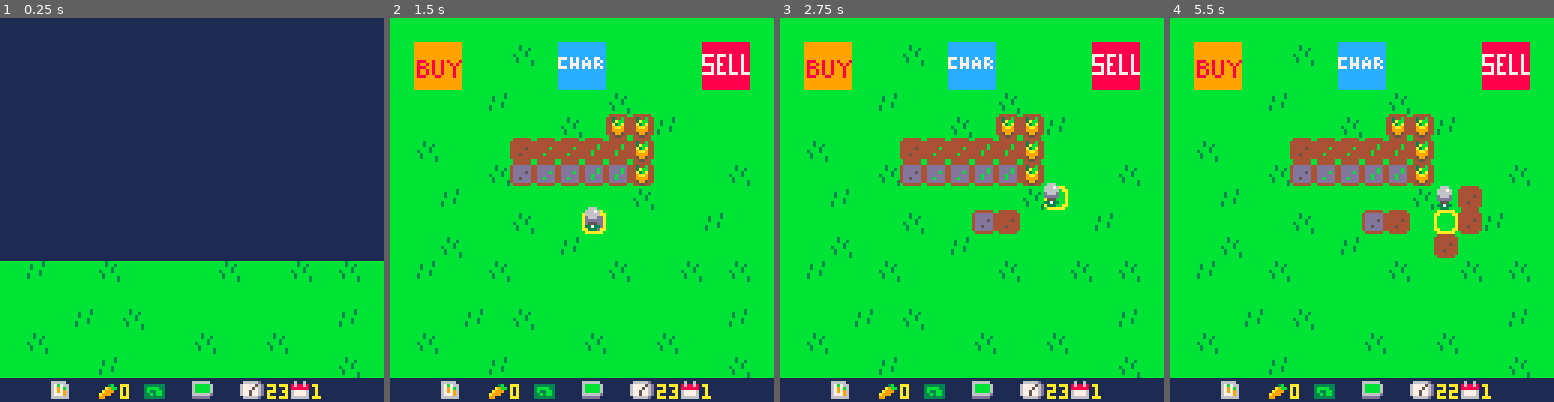
Above: before the commit, frames 1-4 (left to right).
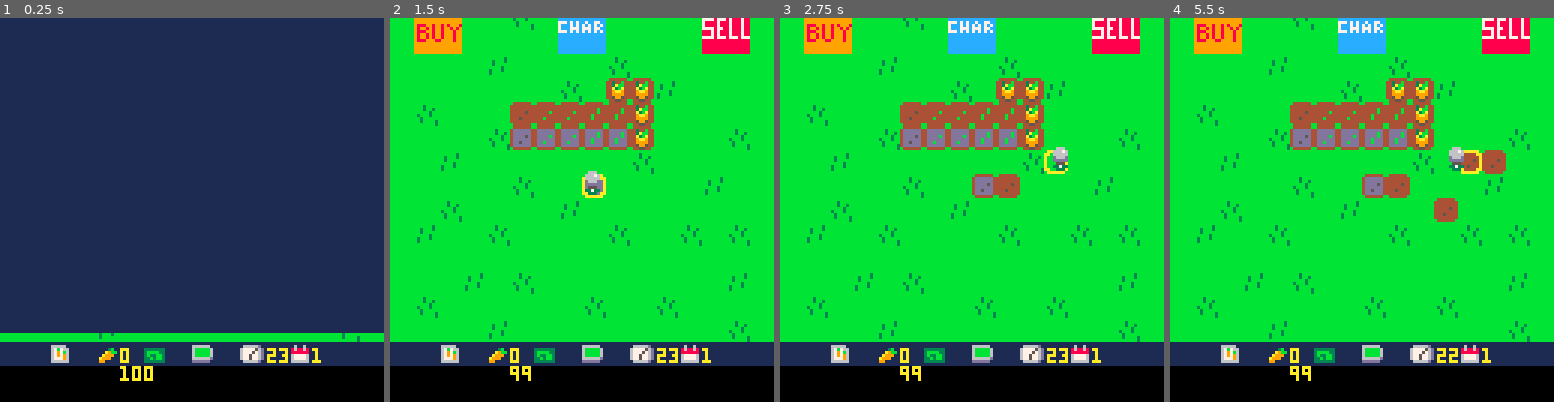
Above: after the commit, the same moments.

Repository: TheCodeDiver/gamedev
Game: PICO-8 cartridge carts/spacecat/farmtut.p8
Two runs of this game, one before a commit and one after it. Both use one fixed random seed, a clock stepped at 60 frames per second and the inputs below.
Inputs:
- Up to frame 1 (0.25 s): no input
- Up to frame 2 (1.5 s): tap X (X key) at 0.33, 1.07 s; tap O (Z key) at 0.7 s
- Up to frame 3 (2.75 s): hold Right 1.6-2.1 s; tap O (Z key) at 1.7, 2.1, 2.5 s; tap X (X key) at 1.85 s; hold Up 2.15-2.42 s; hold Right from 2.47 s (still down)
- Up to frame 4 (5.5 s): tap O (Z key) every 0.4 s from 2.9 to 5.3 s; tap X (X key) at 2.97, 4.08, 5.2 s; release Right at 3.03 s; hold Left 3.08-3.58 s; hold Down 3.63-3.97 s; hold Right 4.02-4.68 s; hold Up 4.73-5.03 s; hold Left from 5.08 s (still down)

The runs differ from the first frame. In frame 1, 34% of the frame differs, in the area x 0-100%, y 63-100%; in frame 2, 32%; in frame 3, 33%; in frame 4, 35%, in the area x 0-100%, y 0-100%.

Commit message:
Episode 8 finished

Diff:
--- a/carts/spacecat/farmtut.p8
+++ b/carts/spacecat/farmtut.p8
@@ -20,6 +20,7 @@
 	print(flr(clock),89,122,10)
 	print(day,104,122,10)
 	print(carrots,40,122,10)
+	print(flr(plr.bat,92,102,10))
 	dtrans()
 end
 
@@ -29,12 +30,17 @@
 function iplr()
 	plr={
 		x=63,
-		y=63
+		y=63,
+		bat=100
 	}
 end
 
 
 function uplr()
+
+	if btn(⬆️⬇️⬅️➡️) then
+		drain("mv")
+	end
 
 	if btn(➡️) then
 		plr.x+=1
@@ -67,18 +73,30 @@
 	if btnp(❎) then
 		local sp=mget(tile.x,tile.y)
 
+		--plant seeds
 		if fget(sp,0) then
+
 			mset(tile.x,tile.y,33)
+			drain("act")
+
+		--water tile
 		elseif fget(sp,1) then
 			mset(tile.x,tile.y,sp+16)
+			drain("act")
+
+		--harvest carrot
 		elseif fget(sp,3) then
 			mset(tile.x,tile.y,52)
 			harvest()
+			drain("act")
+
+		--day progression
 		elseif fget(sp,4) then
 			day+=1
 			clock=24
 			trans()
 			grow()
+			plr.bat=100
 		end
 
 	end
@@ -135,6 +153,17 @@
 function harvest()
 	carrots+=1
 end
+-->8
+--battery--
+
+function drain(amt)
+	if amt=="mv" then
+		plr.bat-=.01
+	elseif amt=="act" then
+		plr.bat-=.1
+	end
+end
+
 __gfx__
 00000000bbbbbbbbbbbbbbbbbbbbbbbb0aaaaaa00000000000000000000000000000000000000000000666000000000099999999999999998888888888888888
 00000000bbbbbbbbbbbbbb3bbbb3bbbbaa0000aa0000000000000000000000000000000000000000006667600000000099999999999999998888888888888888
